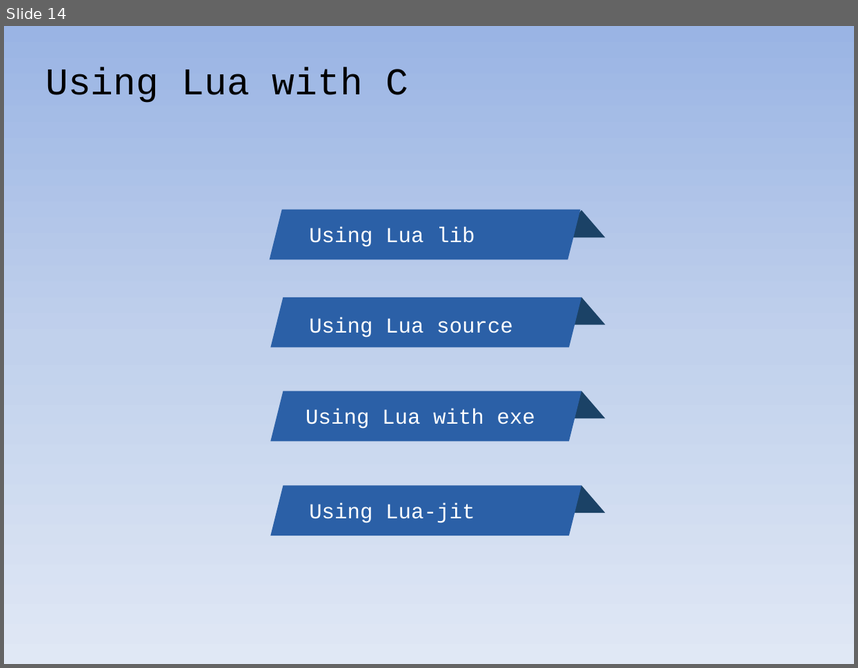
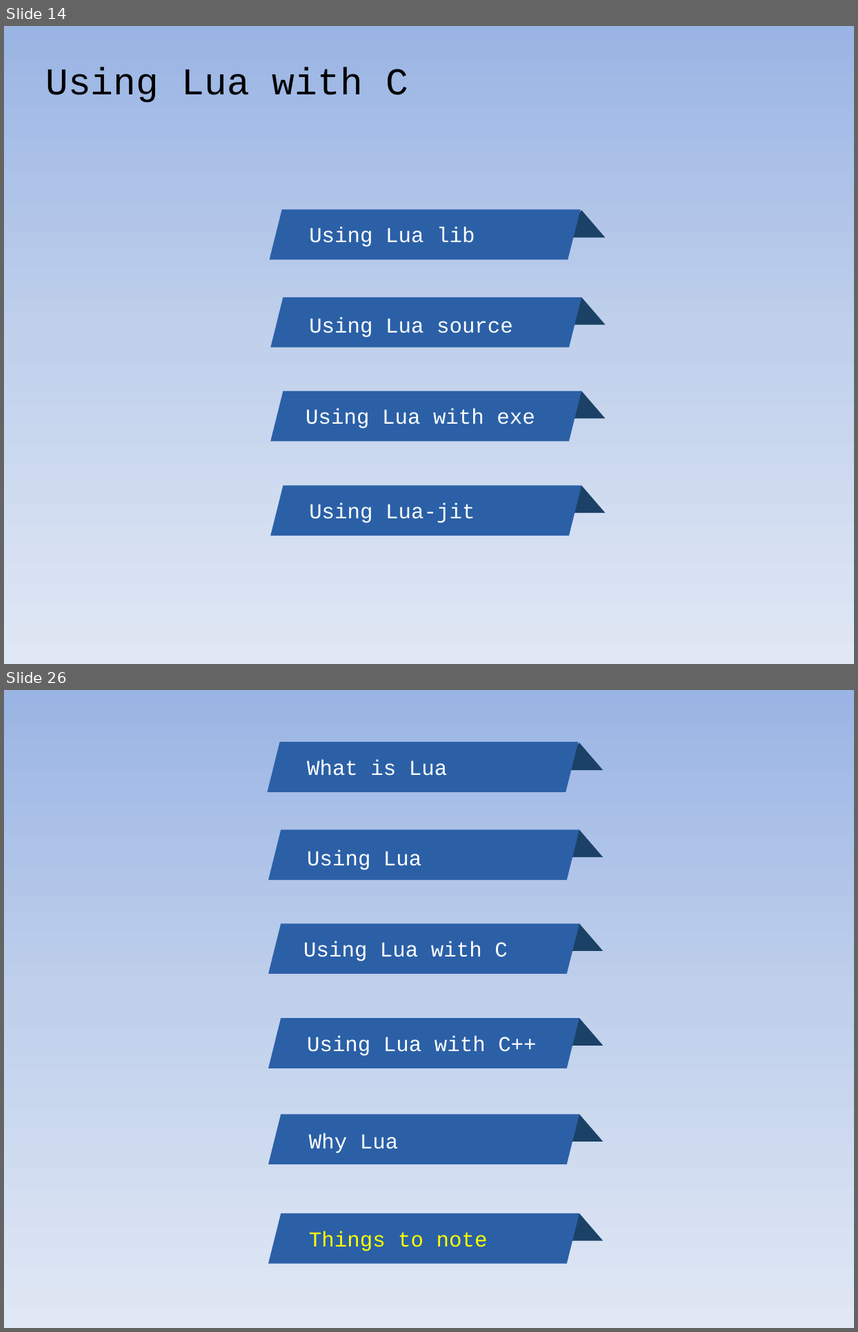
Before and after one commit to warmwine/newbie-clua, a slide deck: doc/newbie-clua.pptx. Shown one above the other, each under a label of ours: slide 14 before the commit, slides 14 and 26 after it; the slides between them are not shown. The pictures are 858x668 and 858x1332 pixels, drawn with LibreOffice and Linux fonts; fonts in the diff are those of the drawing. Boxes give left, top, right and bottom in pixels: in the first picture for what was removed or moved away, otherwise in the second. Text is boxed around its words. In the diff, an @@ line names an element or a change of style, - is before the commit and + after.

Commit message:
update pptx

```diff
--- a/doc/newbie-clua.pptx
+++ b/doc/newbie-clua.pptx
@@ slide 26 added at (4,690,854,1328), background gradient #9AB5E4 to #C2D1ED to #E1E8F5 @@
@@ parallelogram added at (268,742,579,792), fill #2B60A7 @@
@@ triangle added at (556,742,604,770), fill #1B4266 @@
@@ text added at (307,760,447,776), 18 pt, text #FFFFFF @@
+What is Lua
@@ parallelogram added at (268,829,579,880), fill #2B60A7 @@
@@ triangle added at (556,829,604,856), fill #1B4266 @@
@@ text added at (307,850,421,870), 18 pt, text #FFFFFF @@
+Using Lua
@@ parallelogram added at (268,924,579,974), fill #2B60A7 @@
@@ triangle added at (556,924,604,951), fill #1B4266 @@
@@ text added at (303,941,507,961), 18 pt, text #FFFFFF @@
+Using Lua with C
@@ parallelogram added at (268,1018,579,1068), fill #2B60A7 @@
@@ triangle added at (556,1018,604,1045), fill #1B4266 @@
@@ text added at (307,1036,536,1056), 18 pt, text #FFFFFF @@
+Using Lua with C++
@@ parallelogram added at (268,1114,579,1164), fill #2B60A7 @@
@@ triangle added at (556,1114,604,1141), fill #1B4266 @@
@@ text added at (309,1132,398,1153), 18 pt, text #FFFFFF @@
+Why Lua
@@ parallelogram added at (268,1213,579,1263), fill #2B60A7 @@
@@ triangle added at (556,1213,604,1240), fill #1B4266 @@
@@ text added at (309,1231,488,1251), 18 pt, text #FFFF00 @@
+Things to note
```
Also in this commit, not shown: 6 slides changed, 10 other slides added, 9 slides removed.
